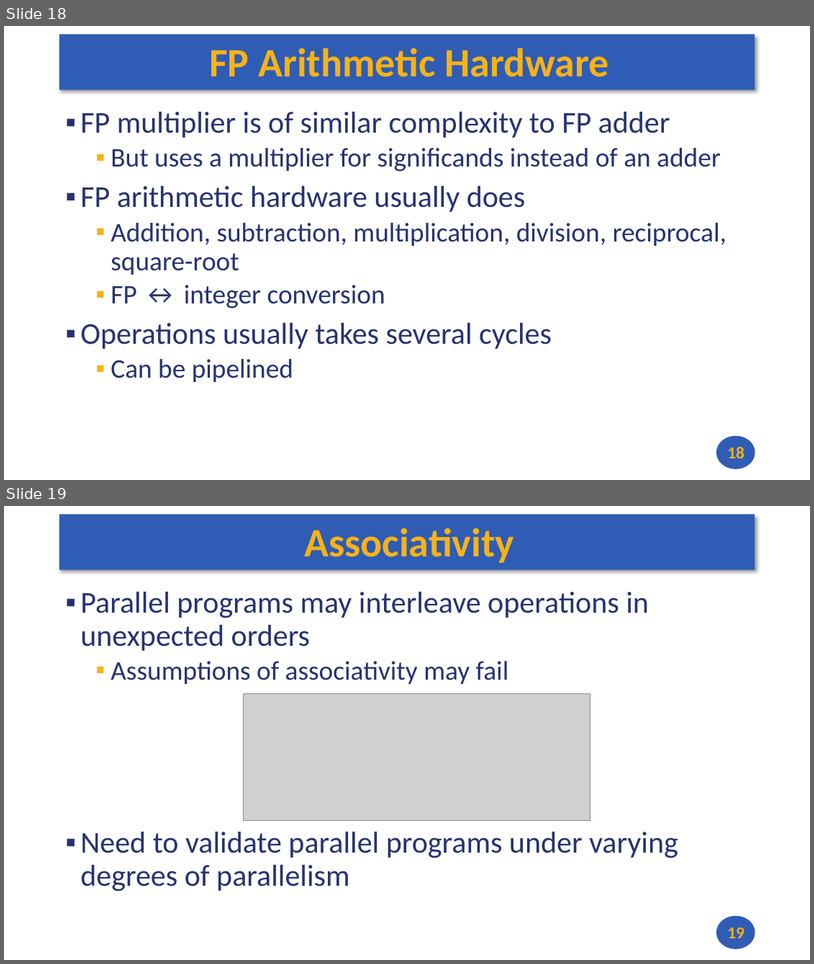
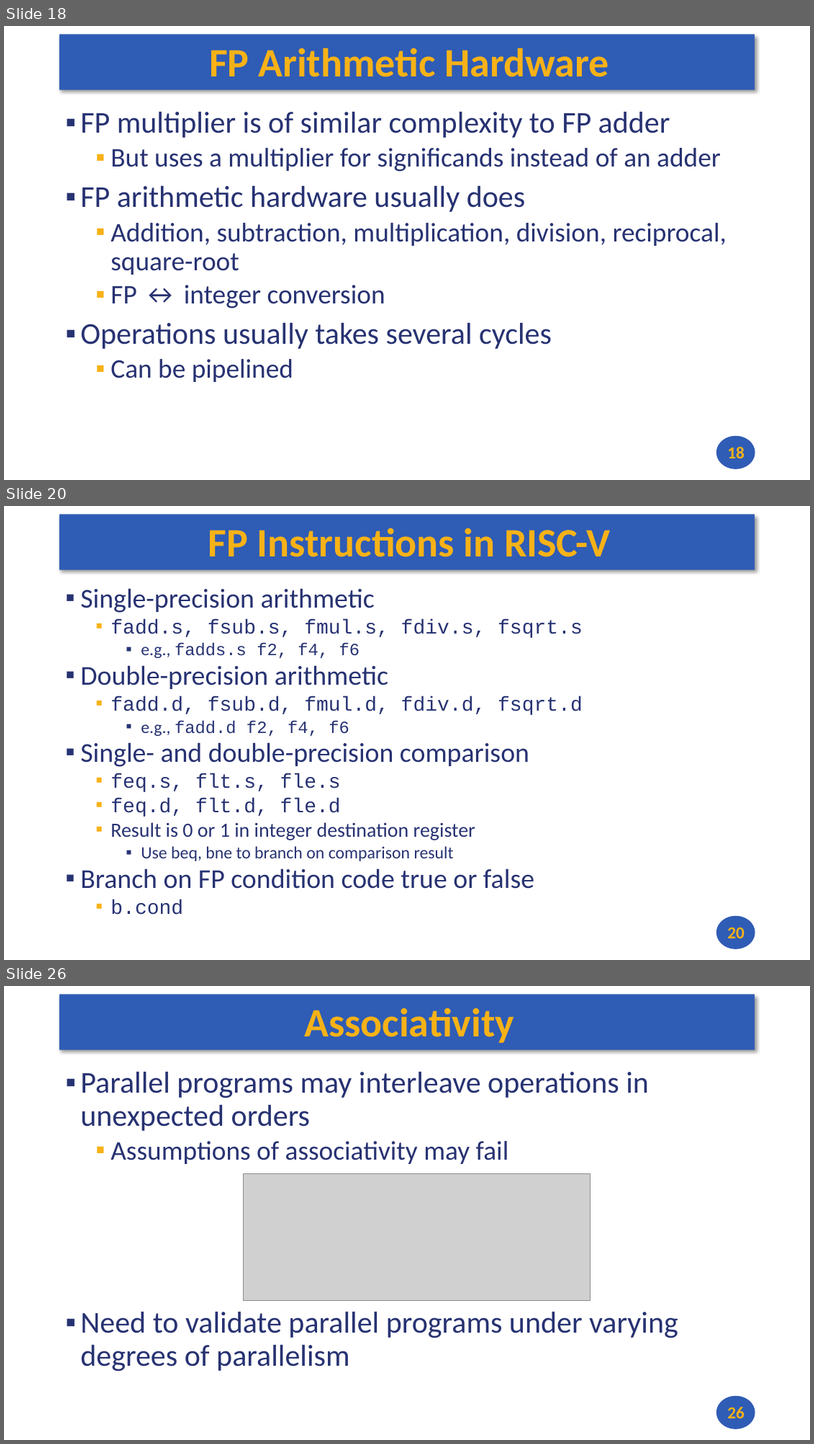
Before and after one commit to andrewt0301/hse-acos-course, a slide deck: docs/part1ca/09_FP/CA_Lecture_09.pptx. Shown one above the other, each under a label of ours: slides 18 and 19 before the commit, slides 18, 20 and 26 after it; the slides between them are not shown. The pictures are 814x964 and 814x1444 pixels, drawn with LibreOffice and Linux fonts; fonts in the diff are those of the drawing; grey boxes stand for pictures. Boxes give left, top, right and bottom in pixels: in the first picture for what was removed or moved away, otherwise in the second. Text is boxed around its words. In the diff, an @@ line names an element or a change of style, - is before the commit and + after.

```diff
--- a/docs/part1ca/09_FP/CA_Lecture_09.pptx
+++ b/docs/part1ca/09_FP/CA_Lecture_09.pptx
@@ slide 20 added at (4, 506, 810, 960), background #FFFFFF; not listed: 2 template elements that a slide beside it also shows @@
@@ title added at (208, 528, 610, 557), 48 pt, text #F7B217, bold @@
+FP Instructions in RISC-V
@@ text added at (80, 588, 583, 914), 24.1 pt, text #273272 @@
+▪ Single-precision arithmetic
+  ▪ fadd.s, fsub.s, fmul.s, fdiv.s, fsqrt.s
+    ▪ e.g., fadds.s f2, f4, f6
+▪ Double-precision arithmetic
+  ▪ fadd.d, fsub.d, fmul.d, fdiv.d, fsqrt.d
+    ▪ e.g., fadd.d f2, f4, f6
+▪ Single- and double-precision comparison
+  ▪ feq.s, flt.s, fle.s
+  ▪ feq.d, flt.d, fle.d
+  ▪ Result is 0 or 1 in integer destination register
+    ▪ Use beq, bne to branch on comparison result
+▪ Branch on FP condition code true or false
+  ▪ b.cond
@@ page number added at (728, 926, 745, 938), 20 pt, text #F7B217, bold @@
+20
@@ what was slide 19 is now slide 26 @@
@@ page number at (728, 1406, 745, 1418): text changed @@
-19
+26
```
Also in this commit, not shown: 1 slide changed, 6 other slides added, 2 other files.
